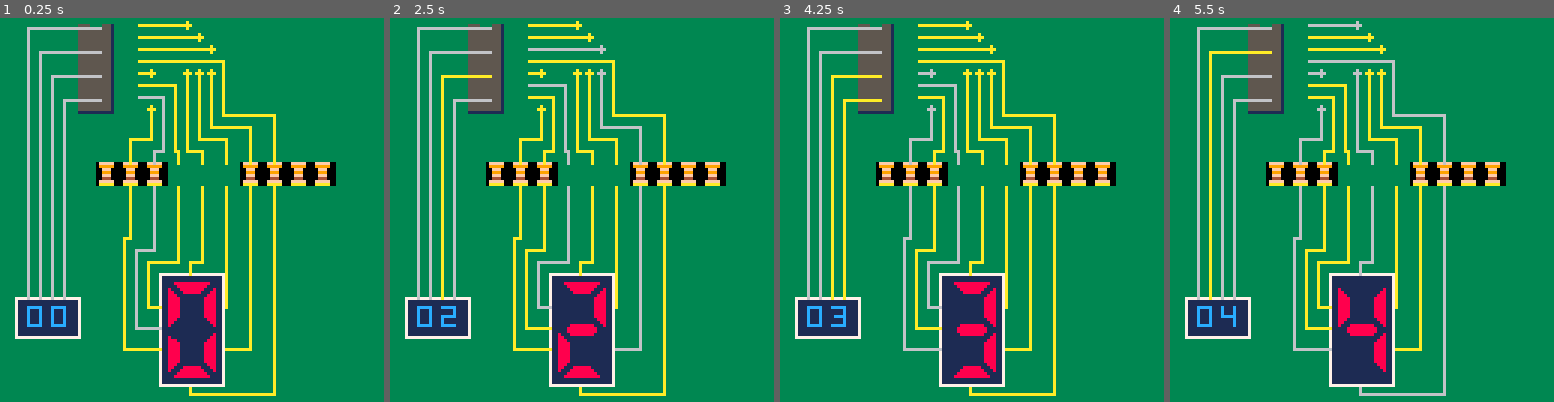
Above: before the commit, frames 1-4 (left to right).
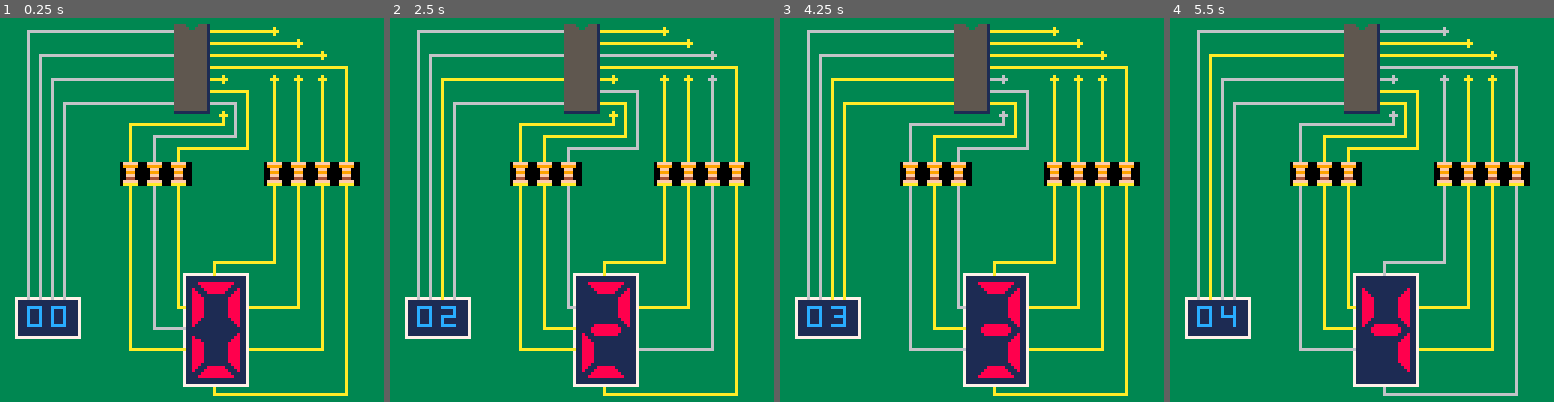
Above: after the commit, the same moments.

Repository: ptrgags/pico8-carts
Game: PICO-8 cartridge lab/0009-seven-segment.p8
Two runs of this game, one before a commit and one after it. Both use one fixed random seed, a clock stepped at 60 frames per second and the inputs below.
Inputs:
- Up to frame 1 (0.25 s): no input
- Up to frame 2 (2.5 s): hold Right 1.6-2.1 s; hold Right from 2.47 s (still down)
- Up to frame 3 (4.25 s): release Right at 3.03 s; hold Left 3.08-3.58 s; hold Right from 4.02 s (still down)
- Up to frame 4 (5.5 s): release Right at 4.68 s; hold Left from 5.08 s (still down)

The runs differ from the first frame. In frame 1, 20% of the frame differs, in the area x 7-94%, y 0-99%; in frame 2, 20%; in frame 3, 20%; in frame 4, 19%.

Commit message:
Finish rewiring

Diff:
--- a/lab/0009-seven-segment.p8
+++ b/lab/0009-seven-segment.p8
@@ -30,7 +30,7 @@
 	-- big lcd digit
 	spr(
 		find_lcd(number),
-		64-8,
+		9*8-8,
 		64+3*8,
 		2,
 		4
@@ -111,33 +110,38 @@
 }
 
 --wire start
-ws={x=6*8-2,y=2}
+ws={x=9*8-2,y=4}
 
 --spacing between wires
 --out of the encoder
 sp1=4
 
---x of the first resistor
-x_res=5*8+3
-y_res_top=6*8
+--x of the center of the
+--two banks of resistors
+x_r1=5*8+3
+x_r2=11*8+3
+y_res_top=6*8-1
 y_res_bot=7*8
+
 --spacing between wires
 --through the resistors
 sp2=8
 
-x_ad=64-1
+x_ef=8*8-3
+x_ad=9*8-1
+x_bc=10*8+3
+
 y_a=11*8-3
-x_bc=9*8+3
 y_bf=12*8
+y_g=13*8-1
 y_ce=14*8-2
 y_d=15*8+3
-x_ef=7*8-3
-y_g=13*8-1
+
 
 x_bin=9
 y_bin=12*8-3
-x_encoder=4*8+1
-y_encoder=3
+x_encoder=7*8+1
+y_encoder=4
 bin_wires={
 	--bit 0
  {
@@ -169,63 +173,50 @@
 --the 7-segment display
 to_segments={
  --wire to segment a
+ --(over,x,y)
+ --over=nil means moveto
 	{
 		{nil,ws.x,ws.y},
-		{1,ws.x+4*sp1,ws.y},
-		{0,ws.x+4*sp1,ws.y+4*sp1},
-		{1,ws.x+4*sp1,y_res_top-sp1},
-		{1,x_res+3*sp2,y_res_top-sp1},
-		{1,x_res+3*sp2,y_res_top},
-		--bottom
-		{nil,x_res+3*sp2,y_res_bot},
-		{1,x_res+3*sp2,y_a-sp1},
+		{1,x_r2,ws.y},
+		{0,x_r2,ws.y+4*sp1},
+		{1,x_r2,y_res_top},
+		--bottom
+		{nil,x_r2,y_res_bot},
+		{1,x_r2,y_a-sp1},
 		{1,x_ad,y_a-sp1},
 		{1,x_ad,y_a},
 	},
 	--wire to segment b
 	{
 		{nil,ws.x,ws.y+sp1},
-		{1,ws.x+5*sp1,ws.y+sp1},
-		{0,ws.x+5*sp1,ws.y+4*sp1},
-		{
-			1,
-			ws.x+5*sp1,
-			y_res_top-2*sp1,
-		},
-		{
-			1,
-			x_res+4*sp2,
-			y_res_top-2*sp1
-		},
-		{1,x_res+4*sp2,y_res_top},
-		--bottom
-		{nil,x_res+4*sp2,y_res_bot},
-		{1,x_res+4*sp2,y_bf}
+		{1,x_r2+sp2,ws.y+sp1},
+		{0,x_r2+sp2,ws.y+4*sp1},
+		{1,x_r2+sp2,y_res_top},
+		--bottom
+		{nil,x_r2+sp2,y_res_bot},
+		{1,x_r2+sp2,y_bf},
+		{1,x_bc,y_bf}
 	},
 	--wire to segment c
 	{
 		{nil,ws.x,ws.y+2*sp1},
-		{1,ws.x+6*sp1,ws.y+2*sp1},
-		{0,ws.x+6*sp1,ws.y+4*sp1},
-		{1,ws.x+6*sp1,y_res_top-3*sp1},
-		{1,x_res+5*sp2,y_res_top-3*sp1},
-		{1,x_res+5*sp2,y_res_top},
-		--bottom
-		{nil,x_res+5*sp2,y_res_bot},
-		{1,x_res+5*sp2,y_ce},
+		{1,x_r2+2*sp2,ws.y+2*sp1},
+		{0,x_r2+2*sp2,ws.y+4*sp1},
+		{1,x_r2+2*sp2,y_res_top},
+		--bottom
+		{nil,x_r2+2*sp2,y_res_bot},
+		{1,x_r2+2*sp2,y_ce},
 		{1,x_bc,y_ce},
 	},
 	--wire to segment d
 	{
 		{nil,ws.x,ws.y+3*sp1},
-		{1,ws.x+7*sp1,ws.y+3*sp1},
-		{1,ws.x+7*sp1,ws.y+4*sp1},
-		{1,ws.x+7*sp1,y_res_top-4*sp1},
-		{1,x_res+6*sp2,y_res_top-4*sp1},
-		{1,x_res+6*sp2,y_res_top},
-		--bottom
-		{nil,x_res+6*sp2,y_res_bot},
-		{1,x_res+6*sp2,y_d+2},
+		{1,x_r2+3*sp2,ws.y+3*sp1},
+		{1,x_r2+3*sp2,ws.y+4*sp1},
+		{1,x_r2+3*sp2,y_res_top},
+		--bottom
+		{nil,x_r2+3*sp2,y_res_bot},
+		{1,x_r2+3*sp2,y_d+2},
 		{1,x_ad,y_d+2},
 		{1,x_ad,y_d},
 	},
@@ -236,15 +227,14 @@
 		{0,ws.x+1*sp1,ws.y+7*sp1},
 		{
 			1,
-			ws.x+1*sp1,y_res_top-2*sp1
+			ws.x+1*sp1,y_res_top-3*sp1
 		},
-		{1,x_res,y_res_top-2*sp1},
-		{1,x_res,y_res_top},
-		--bottom
-		{nil,x_res,y_res_bot},
-		{1,x_res,y_a-3*sp1},
-		{1,x_ef-3*sp1,y_a-3*sp1},
-		{1,x_ef-3*sp1,y_ce},
+		{1,x_r1,y_res_top-3*sp1},
+		{1,x_r1,y_res_top},
+		--bottom
+		{nil,x_r1,y_res_bot},
+		{1,x_r1,y_a-3*sp1},
+		{1,x_r1,y_ce},
 		{1,x_ef,y_ce},
 	},
 	--wire to segment f
@@ -253,13 +243,14 @@
 		{1,ws.x+3*sp1,ws.y+5*sp1},
 		{1,ws.x+3*sp1,ws.y+7*sp1},
 		{1,ws.x+3*sp1,y_res_top-sp1},
-		{1,x_res+2*sp2,y_res_top-sp1},
-		{1,x_res+2*sp2,y_res_top},
-		--bottom
-		{nil,x_res+2*sp2,y_res_bot},
-		{1,x_res+2*sp2,y_a-sp1},
-		{1,x_ef-4,y_a-sp1},
-		{1,x_ef-4,y_bf},
+		{1,x_r1+2*sp2,y_res_top-sp1},
+		{1,x_r1+2*sp2,y_res_top},
+		--bottom
+		{nil,x_r1+2*sp2,y_res_bot},
+		{1,x_r1+2*sp2,y_a-sp1},
+		{1,x_r1+2*sp2,y_bf},
+		--{1,x_ef-4,y_a-sp1},
+		--{1,x_ef-4,y_bf},
 		{1,x_ef,y_bf},
 	},
 	--wire to segment g
@@ -267,20 +258,16 @@
 		{nil,ws.x,ws.y+6*sp1},
 		{1,ws.x+2*sp1,ws.y+6*sp1},
 		{1,ws.x+2*sp1,ws.y+7*sp1},
-		{1,ws.x+2*sp1,y_res_top-sp1},
-		{1,x_res+sp2,y_res_top-sp1},
-		{1,x_res+sp2,y_res_top},
-		--bottom
-		{nil,x_res+sp2,y_res_bot},
-		{1,x_res+1*sp2,y_a-2*sp1},
-		{1,x_ef-2*sp1,y_a-2*sp1},
-		{1,x_ef-2*sp1,y_g},
+		{1,ws.x+2*sp1,y_res_top-2*sp1},
+		{1,x_r1+sp2,y_res_top-2*sp1},
+		{1,x_r1+sp2,y_res_top},
+		--bottom
+		{nil,x_r1+sp2,y_res_bot},
+		{1,x_r1+sp2,y_a-2*sp1},
+		{1,x_r1+sp2,y_g},
 		{1,x_ef,y_g}
 	},
 }
-
-
-
 
 function wire_color(bit)
 	if bit==1 then
@@ -582,20 +569,20 @@
 
 
 __map__
-0f0f0f0b0c0f0f0f0f0f0f0f0f0f0f0f00000000000000000000000000000000000000000000000000000000000000000000000000000000000000000000000000000000000000000000000000000000000000000000000000000000000000000000000000000000000000000000000000000000000000000000000000000000
-0f0f0f1b1c0f0f0f0f0f0f0f0f0f0f0f00000000000000000000000000000000000000000000000000000000000000000000000000000000000000000000000000000000000000000000000000000000000000000000000000000000000000000000000000000000000000000000000000000000000000000000000000000000
-0f0f0f1b1c0f0f0f0f0f0f0f0f0f0f0f00000000000000000000000000000000000000000000000000000000000000000000000000000000000000000000000000000000000000000000000000000000000000000000000000000000000000000000000000000000000000000000000000000000000000000000000000000000
-0f0f0f2b2c0f0f0f0f0f0f0f0f0f0f0f00000000000000000000000000000000000000000000000000000000000000000000000000000000000000000000000000000000000000000000000000000000000000000000000000000000000000000000000000000000000000000000000000000000000000000000000000000000
+0f0f0f0f0f0f0f0b0c0f0f0f0f0f0f0f00000000000000000000000000000000000000000000000000000000000000000000000000000000000000000000000000000000000000000000000000000000000000000000000000000000000000000000000000000000000000000000000000000000000000000000000000000000
+0f0f0f0f0f0f0f1b1c0f0f0f0f0f0f0f00000000000000000000000000000000000000000000000000000000000000000000000000000000000000000000000000000000000000000000000000000000000000000000000000000000000000000000000000000000000000000000000000000000000000000000000000000000
+0f0f0f0f0f0f0f1b1c0f0f0f0f0f0f0f00000000000000000000000000000000000000000000000000000000000000000000000000000000000000000000000000000000000000000000000000000000000000000000000000000000000000000000000000000000000000000000000000000000000000000000000000000000
+0f0f0f0f0f0f0f2b2c0f0f0f0f0f0f0f00000000000000000000000000000000000000000000000000000000000000000000000000000000000000000000000000000000000000000000000000000000000000000000000000000000000000000000000000000000000000000000000000000000000000000000000000000000
 0f0f0f0f0f0f0f0f0f0f0f0f0f0f0f0f00000000000000000000000000000000000000000000000000000000000000000000000000000000000000000000000000000000000000000000000000000000000000000000000000000000000000000000000000000000000000000000000000000000000000000000000000000000
 0f0f0f0f0f0f0f0f0f0f0f0f0f0f0f0f00000000000000000000000000000000000000000000000000000000000000000000000000000000000000000000000000000000000000000000000000000000000000000000000000000000000000000000000000000000000000000000000000000000000000000000000000000000
-0f0f0f0f0d0d0d0f0f0f0d0d0d0d0f0f00000000000000000000000000000000000000000000000000000000000000000000000000000000000000000000000000000000000000000000000000000000000000000000000000000000000000000000000000000000000000000000000000000000000000000000000000000000
+0f0f0f0f0f0d0d0d0f0f0f0d0d0d0d0f00000000000000000000000000000000000000000000000000000000000000000000000000000000000000000000000000000000000000000000000000000000000000000000000000000000000000000000000000000000000000000000000000000000000000000000000000000000
 0f0f0f0f0f0f0f0f0f0f0f0f0f0f0f0f00000000000000000000000000000000000000000000000000000000000000000000000000000000000000000000000000000000000000000000000000000000000000000000000000000000000000000000000000000000000000000000000000000000000000000000000000000000
 0f0f0f0f0f0f0f0f0f0f0f0f0f0f0f0f00000000000000000000000000000000000000000000000000000000000000000000000000000000000000000000000000000000000000000000000000000000000000000000000000000000000000000000000000000000000000000000000000000000000000000000000000000000
 0f0f0f0f0f0f0f0f0f0f0f0f0f0f0f0f00000000000000000000000000000000000000000000000000000000000000000000000000000000000000000000000000000000000000000000000000000000000000000000000000000000000000000000000000000000000000000000000000000000000000000000000000000000
-0f0f0f0f0f0f1d1e1e1f0f0f0f0f0f0f00000000000000000000000000000000000000000000000000000000000000000000000000000000000000000000000000000000000000000000000000000000000000000000000000000000000000000000000000000000000000000000000000000000000000000000000000000000
-1d1e1e1f0f0f2d2e2e2f0f0f0f0f0f0f00000000000000000000000000000000000000000000000000000000000000000000000000000000000000000000000000000000000000000000000000000000000000000000000000000000000000000000000000000000000000000000000000000000000000000000000000000000
-2d2e2e2f0f0f2d2e2e2f0f0f0f0f0f0f00000000000000000000000000000000000000000000000000000000000000000000000000000000000000000000000000000000000000000000000000000000000000000000000000000000000000000000000000000000000000000000000000000000000000000000000000000000
-3d3e3e3f0f0f2d2e2e2f0f0f0f0f0f0f00000000000000000000000000000000000000000000000000000000000000000000000000000000000000000000000000000000000000000000000000000000000000000000000000000000000000000000000000000000000000000000000000000000000000000000000000000000
-0f0f0f0f0f0f2d2e2e2f0f0f0f0f0f0f00000000000000000000000000000000000000000000000000000000000000000000000000000000000000000000000000000000000000000000000000000000000000000000000000000000000000000000000000000000000000000000000000000000000000000000000000000000
-0f0f0f0f0f0f3d3e3e3f0f0f0f0f0f0f00000000000000000000000000000000000000000000000000000000000000000000000000000000000000000000000000000000000000000000000000000000000000000000000000000000000000000000000000000000000000000000000000000000000000000000000000000000
+0f0f0f0f0f0f0f1d1e1e1f0f0f0f0f0f00000000000000000000000000000000000000000000000000000000000000000000000000000000000000000000000000000000000000000000000000000000000000000000000000000000000000000000000000000000000000000000000000000000000000000000000000000000
+1d1e1e1f0f0f0f2d2e2e2f0f0f0f0f0f00000000000000000000000000000000000000000000000000000000000000000000000000000000000000000000000000000000000000000000000000000000000000000000000000000000000000000000000000000000000000000000000000000000000000000000000000000000
+2d2e2e2f0f0f0f2d2e2e2f0f0f0f0f0f00000000000000000000000000000000000000000000000000000000000000000000000000000000000000000000000000000000000000000000000000000000000000000000000000000000000000000000000000000000000000000000000000000000000000000000000000000000
+3d3e3e3f0f0f0f2d2e2e2f0f0f0f0f0f00000000000000000000000000000000000000000000000000000000000000000000000000000000000000000000000000000000000000000000000000000000000000000000000000000000000000000000000000000000000000000000000000000000000000000000000000000000
+0f0f0f0f0f0f0f2d2e2e2f0f0f0f0f0f00000000000000000000000000000000000000000000000000000000000000000000000000000000000000000000000000000000000000000000000000000000000000000000000000000000000000000000000000000000000000000000000000000000000000000000000000000000
+0f0f0f0f0f0f0f3d3e3e3f0f0f0f0f0f00000000000000000000000000000000000000000000000000000000000000000000000000000000000000000000000000000000000000000000000000000000000000000000000000000000000000000000000000000000000000000000000000000000000000000000000000000000
 0f0f0f0f0f0f0f0f0f0f0f0f0f0f0f0f00000000000000000000000000000000000000000000000000000000000000000000000000000000000000000000000000000000000000000000000000000000000000000000000000000000000000000000000000000000000000000000000000000000000000000000000000000000
